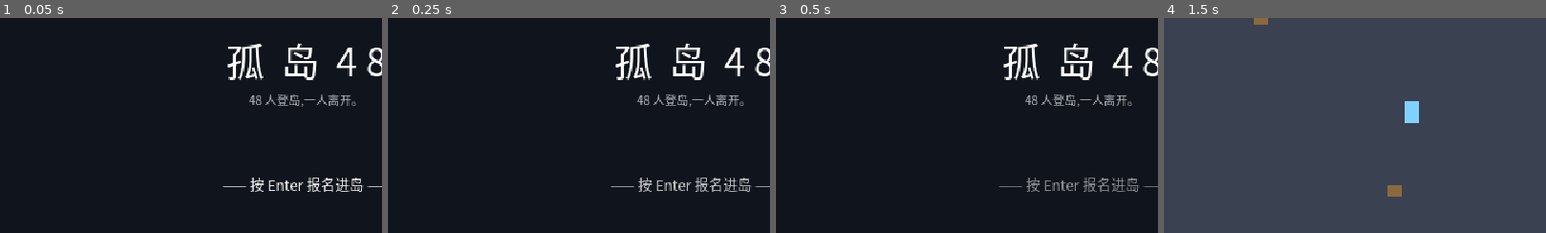
Above: before the commit, frames 1-4 (left to right).
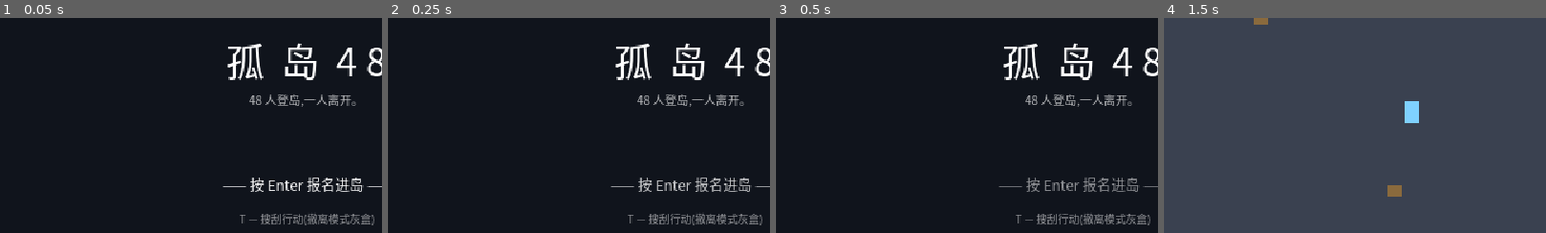
Above: after the commit, the same moments.

Repository: 1qw234e3/squid-rogue
Game: Godot game, scene res://scenes/run/Lobby.tscn
Same seed, same stepped clock (60 frames per second), same inputs: the game is played once before the commit and once after it.
Inputs (mouse positions are % of the whole screen's width and height, from its top left):
- Up to frame 1 (0.05 s): no input
- Up to frame 2 (0.25 s): no input
- Up to frame 3 (0.5 s): no input
- Up to frame 4 (1.5 s): tap Enter (ui_accept) at 0.5, 0.77, 1.07 s; move the mouse to (72, 45) at 0.52 s; hold D (move_right) 0.53-1.25 s; hold E (interact) 0.53-1.25 s; click (72, 45) at 0.67 s; tap Space (roll) at 0.8 s; drag from (30, 55) to (45, 70) at 1.27 s
The pictures show only the part of the screen within x 10-60%, y 28-78%; the shares and areas given below are measured in that part.

The runs differ from the first frame. In frame 1, 0.8% of the frame differs, in the area x 62-98%, y 91-97%; in frame 2, 0.8%; in frame 3, 0.8%; in frame 4, nothing differs.

Commit message:
[ext] 撤离模式V0灰盒:贪婪决策闭环(图纸全篇落地)
按模块顺序:LootItem/Spawner → ExtractionZone → ThreatMeter → SpawnDirector → RunStats
- 梯子型固定图120x44:双主路+4梯+1窄捷径,三段纵深白/蓝/金(地面色温区分),
  金货房西墙1格视线缝,近撤离1区侧室/远撤离3区尽头紧邻金货房
- 战利品:白1分碰拾/蓝3分按住0.5s/金8分按住1s(引导禁射击,翻滚取消,进度环),
  点位池随局抽(6选4/5选3/3选2),金货脉冲发光
- 撤离圈:站桩5s,出圈暂停不清零,挨打不打断;进度条+升调哔,末秒变音色
- 威胁表:枪声+1(0.5s节流)/击杀+2/90s后滴漏,T1=6/T2=14/T3=24逐档增援
  (2/3/2人,T3后每45s续2),升档全图警报+红色边缘脉冲,HUD只露档位
- 增援导演两条铁律:刷新点取最远(目标≥1.5屏),入场前1s来向降调提示音;
  猎人AI直奔最后枪声位置,到点转巡逻;并发上限9底+6援
- 死亡画面列明'本局丢失X分+物品清单';每局JSONL落盘(得分/击杀/开枪/
  被发现/威胁档/用时/撤离点)
- F1新增9条滑条;大厅按T进入;守卫/武器/翻滚零改动复用

Co-Authored-By: Claude Fable 5 <noreply@anthropic.com>

Diff:
--- /dev/null
+++ b/scenes/games/Extraction.tscn
@@ -0,0 +1,6 @@
+[gd_scene load_steps=2 format=3]
+
+[ext_resource type="Script" path="res://scripts/games/extraction.gd" id="1_root"]
+
+[node name="Extraction" type="Node2D"]
+script = ExtResource("1_root")
--- a/scripts/actors/guard.gd
+++ b/scripts/actors/guard.gd
@@ -244,6 +244,13 @@
 # ---------- 状态切换 ----------
 
 ## 进入追捕(也是"呼叫包抄"让别的守卫调用的公共入口)
+## 猎人模式(撤离模式的增援):不巡逻,直奔指定位置,到点搜索后原地转巡逻
+func hunt(pos: Vector2) -> void:
+	patrol_a = pos + Vector2(24, 0)
+	patrol_b = pos - Vector2(24, 0)
+	_begin_search(pos)
+
+
 func force_chase() -> void:
 	if hp <= 0 or state == State.CHASE:
 		return
@@ -253,6 +260,7 @@
 	if is_instance_valid(target):
 		last_seen = target.global_position
 	cone.color = CONE_CHASE
+	EventBus.guard_alerted.emit()
 	Game.play_sfx_at("alert", global_position)
 
 
--- a/scripts/actors/player.gd
+++ b/scripts/actors/player.gd
@@ -20,6 +20,8 @@
 var use_inertia := false
 ## 外部授予的无敌(如抢椅子关:坐上椅子=安全区)
 var invulnerable := false
+## 正在引导拾取(撤离模式按住搜刮):期间禁止开枪;翻滚会被拾取方取消
+var channeling := false
 var rolling := false
 var roll_dir := Vector2.ZERO
 var roll_timer := 0.0
@@ -77,7 +79,7 @@
 	move_and_slide()
 	_update_aim()
 	# 鼠标悬在调参面板上时停火,不然拖滑条会一直放枪
-	if combat_enabled and not rolling and Input.is_action_pressed("shoot") and not Tune.mouse_over_panel():
+	if combat_enabled and not rolling and not channeling and Input.is_action_pressed("shoot") and not Tune.mouse_over_panel():
 		weapon.try_fire()
 	if combat_enabled and Input.is_action_just_pressed("interact"):
 		_try_pickup()
--- a/scripts/autoload/event_bus.gd
+++ b/scripts/autoload/event_bus.gd
@@ -10,3 +10,5 @@
 ## 噪音事件:潜行系统的统一货币(设计议题 1.3)。枪声、未来的偷窃失手、
 ## 通风管动静都从这里广播;守卫各自判断声源是否在自己可听范围内
 signal noise_emitted(pos: Vector2, radius: float, source_group: String)
+## 守卫进入追捕的瞬间(被发现次数统计/威胁系统用)
+signal guard_alerted
--- a/scripts/autoload/tune.gd
+++ b/scripts/autoload/tune.gd
@@ -9,6 +9,16 @@
 var fire_rate_scale := 1.0
 var bullet_speed_scale := 1.0
 var knockback_scale := 1.0
+# —— 撤离模式(图纸起手值,依§12 调)——
+var threat_shot := 1.0      # 枪声威胁(0.5s 节流窗内只记一次)
+var threat_kill := 2.0
+var drip_interval := 20.0   # 90s 后的被动滴漏间隔
+var t1_squad := 2.0         # 各档增援人数
+var t2_squad := 3.0
+var t3_squad := 2.0
+var extract_time := 5.0     # 撤离引导秒数
+var pickup_blue := 0.5
+var pickup_gold := 1.0
 
 var panel: PanelContainer
 var _dragging := false  # 滑条抓着鼠标时为真,即使鼠标甩出了面板边缘
@@ -32,6 +42,15 @@
 	_add_slider(vbox, "射速 x", 0.5, 2.5, 0.05, fire_rate_scale, func(v: float) -> void: fire_rate_scale = v)
 	_add_slider(vbox, "子弹速度 x", 0.5, 2.0, 0.05, bullet_speed_scale, func(v: float) -> void: bullet_speed_scale = v)
 	_add_slider(vbox, "击退力度 x", 0.0, 3.0, 0.05, knockback_scale, func(v: float) -> void: knockback_scale = v)
+	_add_slider(vbox, "威胁/枪声", 0.0, 5.0, 0.5, threat_shot, func(v: float) -> void: threat_shot = v)
+	_add_slider(vbox, "威胁/击杀", 0.0, 6.0, 0.5, threat_kill, func(v: float) -> void: threat_kill = v)
+	_add_slider(vbox, "滴漏间隔 s", 5.0, 60.0, 1.0, drip_interval, func(v: float) -> void: drip_interval = v)
+	_add_slider(vbox, "T1 增援", 0.0, 6.0, 1.0, t1_squad, func(v: float) -> void: t1_squad = v)
+	_add_slider(vbox, "T2 增援", 0.0, 6.0, 1.0, t2_squad, func(v: float) -> void: t2_squad = v)
+	_add_slider(vbox, "T3 续援", 0.0, 6.0, 1.0, t3_squad, func(v: float) -> void: t3_squad = v)
+	_add_slider(vbox, "撤离引导 s", 3.0, 8.0, 0.5, extract_time, func(v: float) -> void: extract_time = v)
+	_add_slider(vbox, "蓝货拾取 s", 0.0, 3.0, 0.1, pickup_blue, func(v: float) -> void: pickup_blue = v)
+	_add_slider(vbox, "金货拾取 s", 0.0, 3.0, 0.1, pickup_gold, func(v: float) -> void: pickup_gold = v)
 	var btn := Button.new()
 	btn.text = "打印当前值到控制台"
 	_style(btn, 9)
--- /dev/null
+++ b/scripts/extraction/extraction_zone.gd
@@ -0,0 +1,47 @@
+extends Node2D
+## 撤离圈状态机(图纸 §三):idle / channeling / paused / complete。
+## 圈内站桩计时;出圈暂停不清零;挨打不打断(惩罚来自伤害本身)。
+## 每秒一声升调哔,最后一秒换音色——耳朵盯进度,眼睛盯敌人。
+
+signal extracted(zone_name: String)
+
+const RADIUS := 26.0
+
+var zone_name := "撤离点"
+var progress := 0.0
+var complete := false
+var _last_beep := -1
+
+
+func _process(delta: float) -> void:
+	if complete:
+		return
+	var p := get_tree().get_first_node_in_group("player")
+	if p == null or not (p is Node2D) or not p.visible:
+		return
+	if p.global_position.distance_to(global_position) <= RADIUS:
+		progress += delta
+		var sec := int(progress)
+		if sec != _last_beep:
+			_last_beep = sec
+			# 升调哔;最后一秒明显换音色
+			if progress >= Tune.extract_time - 1.0:
+				Game.play_sfx("alert", 1.8)
+			else:
+				Game.play_sfx("hit", 1.2 + sec * 0.2)
+		if progress >= Tune.extract_time:
+			complete = true
+			extracted.emit(zone_name)
+	# 出圈:暂停,不清零
+	queue_redraw()
+
+
+func _draw() -> void:
+	draw_arc(Vector2.ZERO, RADIUS, 0.0, TAU, 40, Color(0.42, 0.78, 0.55, 0.7), 2.0)
+	draw_circle(Vector2.ZERO, 3.0, Color(0.42, 0.78, 0.55, 0.7))
+	if progress > 0.0 and not complete:
+		# 圈上方进度条
+		var w := 36.0
+		var k: float = clampf(progress / Tune.extract_time, 0.0, 1.0)
+		draw_rect(Rect2(-w / 2.0, -RADIUS - 12.0, w, 4.0), Color(0, 0, 0, 0.5))
+		draw_rect(Rect2(-w / 2.0, -RADIUS - 12.0, w * k, 4.0), Color("7fe0a0"))
--- /dev/null
+++ b/scripts/extraction/loot_item.gd
@@ -0,0 +1,83 @@
+extends Node2D
+## 撤离模式战利品(图纸 §二):白货碰触即拾;蓝/金按住 E 引导拾取——
+## 引导期间不能开枪(player.channeling),翻滚直接取消进度。
+## 金货带脉冲发光:看得见的奖励才构成贪婪决策。
+
+signal collected(value: int, tier: String)
+
+const TIERS := {
+	"white": {"value": 1, "time": 0.0, "color": Color("d8dee6"), "size": Vector2(7, 7), "label": "白货"},
+	"blue": {"value": 3, "time": -1.0, "color": Color("5aa4e8"), "size": Vector2(9, 9), "label": "蓝货"},
+	"gold": {"value": 8, "time": -1.0, "color": Color("ffd86b"), "size": Vector2(11, 11), "label": "金货"},
+}
+
+var tier := "white"
+var progress := 0.0
+var done := false
+var was_channeling := false
+
+
+func _ready() -> void:
+	add_to_group("loot_items")
+	queue_redraw()
+	if tier == "gold":
+		# 金货脉冲:隔着视线缝也认得出
+		var tw := create_tween().set_loops()
+		tw.tween_property(self, "modulate:a", 0.45, 0.45)
+		tw.tween_property(self, "modulate:a", 1.0, 0.45)
+
+
+func pickup_time() -> float:
+	match tier:
+		"blue": return Tune.pickup_blue
+		"gold": return Tune.pickup_gold
+	return 0.0
+
+
+func _process(delta: float) -> void:
+	if done:
+		return
+	var p := get_tree().get_first_node_in_group("player")
+	if p == null or not (p is Node2D) or not p.visible:
+		return
+	var dist: float = p.global_position.distance_to(global_position)
+	if pickup_time() <= 0.0:
+		if dist < 14.0:
+			_collect(p)
+		return
+	# 引导拾取:范围内按住 E;翻滚取消;松手缓慢回退
+	var holding: bool = dist < 18.0 and Input.is_action_pressed("interact") and not p.rolling
+	if holding:
+		progress += delta
+		p.channeling = true
+		was_channeling = true
+		if progress >= pickup_time():
+			p.channeling = false
+			_collect(p)
+	else:
+		if p.rolling:
+			progress = 0.0  # 翻滚 = 拾取作废
+		else:
+			progress = maxf(progress - delta * 2.0, 0.0)
+		if was_channeling:
+			p.channeling = false
+			was_channeling = false
+	queue_redraw()
+
+
+func _collect(_p: Node) -> void:
+	done = true
+	var spec: Dictionary = TIERS[tier]
+	Game.play_sfx("hit", 1.7)
+	Game.float_text(global_position, "%s +%d" % [spec.label, spec.value], spec.color)
+	collected.emit(spec.value, tier)
+	queue_free()
+
+
+func _draw() -> void:
+	var spec: Dictionary = TIERS[tier]
+	var s: Vector2 = spec.size
+	draw_rect(Rect2(-s / 2.0, s), spec.color)
+	if pickup_time() > 0.0 and progress > 0.0:
+		# 引导进度环
+		draw_arc(Vector2.ZERO, 12.0, -PI / 2.0, -PI / 2.0 + TAU * (progress / pickup_time()), 24, Color(1, 1, 1, 0.8), 2.0)
--- /dev/null
+++ b/scripts/extraction/spawn_director.gd
@@ -0,0 +1,59 @@
+extends Node
+## 增援导演(图纸 §四):预算 + 收敛目标 + 最小距离两条铁律——
+## 1. 刷新点离玩家 ≥1.5 屏(960px),入场前 1s 从来向播画外提示音
+## 2. 增援是"猎人":不巡逻,直奔最后枪声位置,到点搜索后原地转巡逻
+
+const Guard := preload("res://scripts/actors/guard.gd")
+
+const MIN_DIST := 960.0 * 0.85  # 地图对角不足 1.5 屏时按比例放宽,先取 ~816px
+const MAX_CONCURRENT := 15      # 底数 9 + 增援并发 6
+
+var arena: Node2D
+var player: CharacterBody2D
+var last_noise_pos := Vector2.ZERO
+var has_noise := false
+
+
+func _ready() -> void:
+	EventBus.noise_emitted.connect(_on_noise)
+
+
+func _on_noise(pos: Vector2, _radius: float, source_group: String) -> void:
+	if source_group != "guards":
+		last_noise_pos = pos
+		has_noise = true
+
+
+func spawn_squad(count: int) -> void:
+	for i in count:
+		if get_tree().get_nodes_in_group("guards").size() >= MAX_CONCURRENT:
+			return
+		_spawn_hunter()
+
+
+func _spawn_hunter() -> void:
+	# 选点:远离玩家;多次尝试取最远的合格点
+	var best := Vector2.ZERO
+	var best_d := 0.0
+	for attempt in 24:
+		var pos: Vector2 = arena.random_floor_position()
+		var d := pos.distance_to(player.global_position)
+		if d > best_d:
+			best_d = d
+			best = pos
+		if d >= MIN_DIST:
+			best = pos
+			break
+	# 铁律 1 后半:入场前 1s 从来向播画外提示音(守卫哔哔降调)
+	Game.play_sfx_at("alert", best, 0.55)
+	await get_tree().create_timer(1.0).timeout
+	if not is_instance_valid(arena) or not is_instance_valid(player):
+		return
+	var g := Guard.new()
+	var hunt_pos := last_noise_pos if has_noise else player.global_position
+	g.setup(arena, player, best + Vector2(24, 0), best - Vector2(24, 0))
+	g.vision_range = 96.0   # 撤离模式是亮图,恢复标准视野
+	g.track_range = 192.0
+	arena.add_child(g)
+	g.global_position = best
+	g.hunt(hunt_pos)
--- /dev/null
+++ b/scripts/extraction/threat_meter.gd
@@ -0,0 +1,64 @@
+extends Node
+## 威胁表(图纸 §四,本模式的节拍器):隐藏数值,只露档位。
+## 来源:枪声 +1/0.5s 窗(不按发数,保护 SMG)、击杀 +2、
+## 开局 90s 后每 drip_interval 秒 +1(软计时器,防无限蹲点)。
+## V0 不做衰减、不做尸体感知。
+
+signal tier_changed(tier: int)
+signal sustain_spawn  # T3 之后每 45s 续援
+
+const THRESHOLDS := [6.0, 14.0, 24.0]
+const DRIP_DELAY := 90.0
+const SUSTAIN_INTERVAL := 45.0
+
+var value := 0.0
+var tier := 0
+var elapsed := 0.0
+var _shot_window := 0.0
+var _drip_acc := 0.0
+var _sustain_acc := 0.0
+
+
+func _ready() -> void:
+	EventBus.noise_emitted.connect(_on_noise)
+	EventBus.guard_died.connect(_on_kill)
+
+
+func _process(delta: float) -> void:
+	elapsed += delta
+	_shot_window = maxf(_shot_window - delta, 0.0)
+	if elapsed > DRIP_DELAY:
+		_drip_acc += delta
+		if _drip_acc >= Tune.drip_interval:
+			_drip_acc = 0.0
+			value += 1.0
+			_check_tier()
+	if tier >= 3:
+		_sustain_acc += delta
+		if _sustain_acc >= SUSTAIN_INTERVAL:
+			_sustain_acc = 0.0
+			sustain_spawn.emit()
+
+
+func _on_noise(_pos: Vector2, _radius: float, source_group: String) -> void:
+	if source_group == "guards":
+		return
+	if _shot_window <= 0.0:
+		_shot_window = 0.5
+		value += Tune.threat_shot
+		_check_tier()
+
+
+func _on_kill(_guard: Node) -> void:
+	value += Tune.threat_kill
+	_check_tier()
+
+
+func _check_tier() -> void:
+	var new_tier := 0
+	for i in THRESHOLDS.size():
+		if value >= THRESHOLDS[i]:
+			new_tier = i + 1
+	while tier < new_tier:
+		tier += 1
+		tier_changed.emit(tier)  # 逐档触发,跳档也不漏增援
--- /dev/null
+++ b/scripts/games/extraction.gd
@@ -0,0 +1,405 @@
+extends Node2D
+## 撤离模式 V0 灰盒(图纸全篇):保护的体验是"贪婪决策"——
+## 手里已经有货、面前还有更肥的一间房,撤还是进。
+## 梯子型固定手工图:双主路 + 横向连接;三段纵深 白→蓝→金;
+## 近撤离在 1 区侧室,远撤离在 3 区尽头紧邻金货房(激励是纯位置性的)。
+
+const PlayerScript := preload("res://scripts/actors/player.gd")
+const GuardScript := preload("res://scripts/actors/guard.gd")
+const ShakeCamera := preload("res://scripts/m0/shake_camera.gd")
+const LootItem := preload("res://scripts/extraction/loot_item.gd")
+const ExtractionZone := preload("res://scripts/extraction/extraction_zone.gd")
+const ThreatMeter := preload("res://scripts/extraction/threat_meter.gd")
+const SpawnDirector := preload("res://scripts/extraction/spawn_director.gd")
+
+const CELL := 16
+const GRID_W := 120
+const GRID_H := 44
+
+# 固定手工地图:全部地面矩形(格子坐标)。改图就改这张表
+const FLOORS := [
+	Rect2i(4, 8, 112, 3),    # 上主路
+	Rect2i(4, 32, 112, 3),   # 下主路
+	Rect2i(18, 11, 2, 21),   # 梯1
+	Rect2i(44, 11, 2, 21),   # 梯2
+	Rect2i(60, 11, 1, 21),   # 窄捷径(1.5 身位:滚不出花样,逼你用走的)
+	Rect2i(74, 11, 2, 21),   # 梯3
+	Rect2i(100, 11, 2, 21),  # 梯4
+	Rect2i(2, 18, 10, 8),    # 出生区(西)
+	Rect2i(6, 11, 2, 7),     # 出生→上路
+	Rect2i(6, 26, 2, 6),     # 出生→下路
+	Rect2i(12, 14, 6, 5),    # 近撤离侧室(1区,不与入口重合)
+	Rect2i(14, 11, 1, 3),    # 侧室门缝
+	Rect2i(24, 2, 10, 5),    # 1区白货房(上)
+	Rect2i(28, 7, 2, 1),
+	Rect2i(22, 37, 10, 5),   # 1区白货房(下)
+	Rect2i(26, 35, 2, 2),
+	Rect2i(52, 2, 12, 5),    # 2区蓝货房(上)
+	Rect2i(57, 7, 2, 1),
+	Rect2i(54, 37, 12, 5),   # 2区蓝货房(下)
+	Rect2i(59, 35, 2, 2),
+	Rect2i(56, 18, 12, 8),   # 2区中庭
+	Rect2i(61, 11, 2, 7),
+	Rect2i(61, 26, 2, 6),
+	Rect2i(104, 17, 10, 10), # 3区金货房
+	Rect2i(107, 11, 2, 6),   # 金货房北门(主入口)
+	Rect2i(102, 21, 2, 1),   # 西墙 1 格视线缝:门口看得见金货,才有贪婪决策
+	Rect2i(112, 4, 6, 4),    # 远撤离间:上主路东尽头,紧邻金货房
+]
+
+# 点位池(图纸 §二):随局随机实刷,地图知识的来源
+const WHITE_POOL := [Vector2i(27, 4), Vector2i(31, 4), Vector2i(25, 39), Vector2i(29, 39), Vector2i(15, 9), Vector2i(38, 33)]
+const BLUE_POOL := [Vector2i(56, 4), Vector2i(60, 4), Vector2i(58, 40), Vector2i(63, 39), Vector2i(61, 22)]
+const GOLD_POOL := [Vector2i(106, 19), Vector2i(110, 22), Vector2i(106, 25)]
+
+const GUARD_SPAWNS := [  # 底数 9:1区2 / 2区4 / 3区3,深处更密
+	Vector2i(20, 9), Vector2i(30, 33),
+	Vector2i(50, 9), Vector2i(63, 33), Vector2i(75, 20), Vector2i(45, 20),
+	Vector2i(98, 9), Vector2i(106, 21), Vector2i(95, 33),
+]
+
+const COLOR_FLOOR := Color("3d4450")
+const COLOR_WALL := Color("171c24")
+
+var rng := RandomNumberGenerator.new()
+var grid: Array = []
+var astar := AStarGrid2D.new()
+var player: CharacterBody2D
+var threat: Node
+var director: Node
+var finished := false
+# —— RunStats(图纸 §五):排行榜原料兼测试数据 ——
+var carried := 0
+var items: Array = []   # 本局已拾取的物品名
+var kills := 0
+var shots := 0
+var spotted := 0
+var elapsed := 0.0
+
+var hud_carried: Label
+var hud_threat: Label
+var hud_hp: Label
+var hud_msg: Label
+var screen_layer: CanvasLayer
+var pulse_rect: ColorRect
+
+
+func _ready() -> void:
+	rng.randomize()
+	_build_grid()
+	_setup_astar()
+	_build_walls()
+	_spawn_player()
+	_spawn_guards()
+	_spawn_loot()
+	_spawn_zones()
+	threat = ThreatMeter.new()
+	add_child(threat)
+	threat.tier_changed.connect(_on_tier_changed)
+	threat.sustain_spawn.connect(func() -> void: director.spawn_squad(int(Tune.t3_squad)))
+	director = SpawnDirector.new()
+	director.arena = self
+	director.player = player
+	add_child(director)
+	_setup_hud()
+	EventBus.player_died.connect(_on_player_died)
+	EventBus.guard_died.connect(func(_g: Node) -> void: kills += 1)
+	EventBus.guard_alerted.connect(func() -> void: spotted += 1)
+	EventBus.noise_emitted.connect(func(_p: Vector2, _r: float, group: String) -> void:
+		if group != "guards":
+			shots += 1
+	)
+	_check_connectivity()
+	queue_redraw()
+
+
+func _process(delta: float) -> void:
+	if finished:
+		return
+	elapsed += delta
+	hud_carried.text = "携带  %d 分" % carried
+	hud_threat.text = "威胁 " + ("▲".repeat(threat.tier) if threat.tier > 0 else "—")
+
+
+func _unhandled_input(event: InputEvent) -> void:
+	if event.is_action_pressed("restart"):
+		get_tree().reload_current_scene()
+	if finished and event.is_action_pressed("ui_accept"):
+		get_tree().change_scene_to_file("res://scenes/run/Lobby.tscn")
+
+
+# ---------- 威胁与增援 ----------
+
+func _on_tier_changed(tier: int) -> void:
+	# 升档瞬间:全图警报 + 屏幕边缘脉冲(隐藏数值,过渡极响)
+	Game.play_sfx("alert", 0.5)
+	Game.shake(2.0)
+	pulse_rect.modulate.a = 0.3
+	var tw := pulse_rect.create_tween()
+	tw.tween_property(pulse_rect, "modulate:a", 0.0, 0.5)
+	var squad := 0
+	match tier:
+		1: squad = int(Tune.t1_squad)
+		2: squad = int(Tune.t2_squad)
+		3: squad = int(Tune.t3_squad)
+	director.spawn_squad(squad)
+	Game.float_text(player.global_position + Vector2(0, -30), "威胁升级 T%d" % tier, Color("ff8080"))
+
+
+# ---------- 拾取与撤离 ----------
+
+func _on_loot_collected(value: int, tier: String) -> void:
+	carried += value
+	items.append(LootItem.TIERS[tier].label)
+
+
+func _on_extracted(zone_name: String) -> void:
+	if finished:
+		return
+	finished = true
+	_save_stats("extracted", zone_name)
+	_show_screen("撤 离 成 功",
+		"结算得分:%d\n%s\n\n用时 %d 秒 · 击杀 %d · 开枪 %d · 被发现 %d · 威胁 T%d" % [
+			carried, "(空手撤离)" if carried == 0 else "带出:" + ", ".join(items),
+			int(elapsed), kills, shots, spotted, threat.tier,
+		], Color("7fe0a0"))
+
+
+func _on_player_died() -> void:
+	if finished:
+		return
+	finished = true
+	_save_stats("died", "")
+	# 图纸 §五:死亡画面必须把刺痛做清楚——丢了什么,一件件列出来
+	_show_screen("阵 亡",
+		"本局丢失:%d 分\n%s\n\n用时 %d 秒 · 击杀 %d · 开枪 %d · 被发现 %d · 威胁 T%d" % [
+			carried, "(两手空空,倒也无牵无挂)" if carried == 0 else "物品清单:" + ", ".join(items),
+			int(elapsed), kills, shots, spotted, threat.tier,
+		], Color("ff6b6b"))
+
+
+func _show_screen(title_text: String, body_text: String, color: Color) -> void:
+	var bg := ColorRect.new()
+	bg.size = Vector2(640, 360)
+	bg.color = Color(0.04, 0.05, 0.07, 0.88)
+	screen_layer.add_child(bg)
+	var title := Game.make_label(screen_layer, Vector2(0, 90), 24, title_text)
+	title.modulate = color
+	var body := Game.make_label(screen_layer, Vector2(0, 150), 10, body_text)
+	var hint := Game.make_label(screen_layer, Vector2(0, 320), 9, "Enter 回大厅 · R 再来一局")
+	hint.modulate.a = 0.6
+	for l in [title, body, hint]:
+		l.size = Vector2(640, 100)
+		l.horizontal_alignment = HORIZONTAL_ALIGNMENT_CENTER
+
+
+## 每局落盘(图纸 §五):JSONL 追加,既是排行榜原料也是测试数据
+func _save_stats(result: String, zone: String) -> void:
+	var f := FileAccess.open("user://extraction_stats.jsonl", FileAccess.READ_WRITE)
+	if f == null:
+		f = FileAccess.open("user://extraction_stats.jsonl", FileAccess.WRITE)
+	if f == null:
+		return
+	f.seek_end()
+	f.store_line(JSON.stringify({
+		"result": result, "zone": zone, "score": carried, "kills": kills,
+		"shots": shots, "spotted": spotted, "threat_tier": threat.tier,
+		"duration": snappedf(elapsed, 0.1), "items": items,
+	}))
+	f.close()
+
+
+# ---------- 生成 ----------
+
+func _spawn_loot() -> void:
+	_seed_pool(WHITE_POOL, 4, "white")
+	_seed_pool(BLUE_POOL, 3, "blue")
+	_seed_pool(GOLD_POOL, 2, "gold")
+
+
+func _seed_pool(pool: Array, count: int, tier: String) -> void:
+	var candidates := pool.duplicate()
+	for i in count:
+		if candidates.is_empty():
+			return
+		var pick: Vector2i = candidates[rng.randi_range(0, candidates.size() - 1)]
+		candidates.erase(pick)
+		var item := LootItem.new()
+		item.tier = tier
+		add_child(item)
+		item.global_position = _cell_center(pick)
+		item.collected.connect(_on_loot_collected)
+
+
+func _spawn_zones() -> void:
+	var near := ExtractionZone.new()
+	near.zone_name = "近点(1区侧室)"
+	add_child(near)
+	near.global_position = _cell_center(Vector2i(14, 16))
+	near.extracted.connect(_on_extracted)
+	var far := ExtractionZone.new()
+	far.zone_name = "远点(3区尽头)"
+	add_child(far)
+	far.global_position = _cell_center(Vector2i(114, 6))
+	far.extracted.connect(_on_extracted)
+
+
+func _spawn_player() -> void:
+	player = PlayerScript.new()
+	add_child(player)
+	player.global_position = _cell_center(Vector2i(6, 21))
+	var cam: Camera2D = ShakeCamera.new()
+	cam.position_smoothing_enabled = true
+	cam.position_smoothing_speed = 8.0
+	cam.limit_left = 0
+	cam.limit_top = 0
+	cam.limit_right = GRID_W * CELL
+	cam.limit_bottom = GRID_H * CELL
+	player.add_child(cam)
+	cam.make_current()
+	Game.camera = cam
+
+
+func _spawn_guards() -> void:
+	for c in GUARD_SPAWNS:
+		var g := GuardScript.new()
+		g.setup(self, player, random_floor_near(c, 5), random_floor_near(c, 5))
+		g.vision_range = 96.0  # 亮图标准视野
+		g.track_range = 192.0
+		add_child(g)
+		g.global_position = _cell_center(c)
+
+
+# ---------- 地图构建(与守卫猎杀同构,但全固定)----------
+
+func _build_grid() -> void:
+	for y in GRID_H:
+		var row: Array = []
+		row.resize(GRID_W)
+		row.fill(1)
+		grid.append(row)
+	for r in FLOORS:
+		for y in range(r.position.y, r.position.y + r.size.y):
+			for x in range(r.position.x, r.position.x + r.size.x):
+				grid[y][x] = 0
+
+
+func _setup_astar() -> void:
+	astar.region = Rect2i(0, 0, GRID_W, GRID_H)
+	astar.cell_size = Vector2(CELL, CELL)
+	astar.diagonal_mode = AStarGrid2D.DIAGONAL_MODE_NEVER
+	astar.update()
+	for y in GRID_H:
+		for x in GRID_W:
+			if grid[y][x] == 1:
+				astar.set_point_solid(Vector2i(x, y), true)
+
+
+func find_path(from_world: Vector2, to_world: Vector2) -> PackedVector2Array:
+	var from := _world_to_cell(from_world)
+	var to := _world_to_cell(to_world)
+	var result := PackedVector2Array()
+	if astar.is_point_solid(from) or astar.is_point_solid(to):
+		return result
+	for c in astar.get_id_path(from, to):
+		result.append(_cell_center(c))
+	return result
+
+
+func _world_to_cell(p: Vector2) -> Vector2i:
+	return Vector2i(clampi(int(p.x / CELL), 0, GRID_W - 1), clampi(int(p.y / CELL), 0, GRID_H - 1))
+
+
+func _cell_center(c: Vector2i) -> Vector2:
+	return Vector2(c.x * CELL + CELL / 2.0, c.y * CELL + CELL / 2.0)
+
+
+func random_floor_position() -> Vector2:
+	for attempt in 200:
+		var c := Vector2i(rng.randi_range(1, GRID_W - 2), rng.randi_range(1, GRID_H - 2))
+		if grid[c.y][c.x] == 0:
+			return _cell_center(c)
+	return _cell_center(Vector2i(6, 21))
+
+
+func random_floor_near(cell: Vector2i, radius: int) -> Vector2:
+	for attempt in 40:
+		var c := cell + Vector2i(rng.randi_range(-radius, radius), rng.randi_range(-radius, radius))
+		if c.x > 0 and c.y > 0 and c.x < GRID_W - 1 and c.y < GRID_H - 1 and grid[c.y][c.x] == 0:
+			return _cell_center(c)
+	return _cell_center(cell)
+
+
+func _build_walls() -> void:
+	var body := StaticBody2D.new()
+	body.collision_layer = 1
+	body.collision_mask = 0
+	add_child(body)
+	for y in GRID_H:
+		var x := 0
+		while x < GRID_W:
+			if grid[y][x] == 1:
+				var start := x
+				while x < GRID_W and grid[y][x] == 1:
+					x += 1
+				var shape := CollisionShape2D.new()
+				var rect := RectangleShape2D.new()
+				rect.size = Vector2((x - start) * CELL, CELL)
+				shape.shape = rect
+				shape.position = Vector2((start + x) * CELL / 2.0, y * CELL + CELL / 2.0)
+				body.add_child(shape)
+			else:
+				x += 1
+
+
+func _draw() -> void:
+	draw_rect(Rect2(0, 0, GRID_W * CELL, GRID_H * CELL), COLOR_WALL)
+	for y in GRID_H:
+		for x in GRID_W:
+			if grid[y][x] == 0:
+				var col := COLOR_FLOOR
+				if x >= 100:
+					col = Color("46414f")   # 3区:地面色温区分纵深
+				elif x >= 44:
+					col = Color("40464e")   # 2区
+				draw_rect(Rect2(x * CELL, y * CELL, CELL, CELL), col)
+
+
+## 地图改动后的保险丝:出生点到三处关键位置必须连通
+func _check_connectivity() -> void:
+	for target in [Vector2i(14, 16), Vector2i(114, 6), Vector2i(106, 21)]:
+		if find_path(player.global_position, _cell_center(target)).is_empty():
+			push_error("撤离图断路:出生点 → %s 不可达" % target)
+
+
+# ---------- HUD ----------
+
+func _setup_hud() -> void:
+	var layer := CanvasLayer.new()
+	add_child(layer)
+	hud_hp = Game.make_label(layer, Vector2(8, 6), 10)
+	hud_carried = Game.make_label(layer, Vector2(0, 6), 14)
+	hud_carried.size = Vector2(640, 20)
+	hud_carried.horizontal_alignment = HORIZONTAL_ALIGNMENT_CENTER
+	hud_carried.modulate = Color("ffd86b")  # 揣着多少要显眼:丢失感来自看得见
+	hud_threat = Game.make_label(layer, Vector2(560, 6), 10)
+	var hint := Game.make_label(layer, Vector2(8, 344), 8, "搜刮:白货碰拾 · 蓝/金按住E · 圈内站5秒撤离 · 枪声会引来增援 · R 重开")
+	hint.modulate.a = 0.7
+	hud_msg = Game.make_label(layer, Vector2(0, 150), 16)
+	hud_msg.size = Vector2(640, 40)
+	hud_msg.horizontal_alignment = HORIZONTAL_ALIGNMENT_CENTER
+	hud_msg.visible = false
+	EventBus.player_hp_changed.connect(func(hp: int, max_hp: int) -> void:
+		hud_hp.text = "HP " + "#".repeat(maxi(hp, 0)) + "-".repeat(max_hp - maxi(hp, 0))
+	)
+	EventBus.player_hp_changed.emit(player.hp, player.MAX_HP)
+	# 威胁升档的屏幕边缘脉冲
+	pulse_rect = ColorRect.new()
+	pulse_rect.size = Vector2(640, 360)
+	pulse_rect.color = Color(1.0, 0.2, 0.2)
+	pulse_rect.modulate.a = 0.0
+	pulse_rect.mouse_filter = Control.MOUSE_FILTER_IGNORE
+	layer.add_child(pulse_rect)
+	screen_layer = CanvasLayer.new()
+	screen_layer.layer = 50
+	add_child(screen_layer)
--- a/scripts/run/lobby.gd
+++ b/scripts/run/lobby.gd
@@ -16,6 +16,10 @@
 	sub.size = Vector2(640, 20)
 	sub.horizontal_alignment = HORIZONTAL_ALIGNMENT_CENTER
 	sub.modulate.a = 0.7
+	var extra := Game.make_label(layer, Vector2(0, 260), 9, "T — 搜刮行动(撤离模式灰盒)")
+	extra.size = Vector2(640, 20)
+	extra.horizontal_alignment = HORIZONTAL_ALIGNMENT_CENTER
+	extra.modulate.a = 0.55
 	var prompt := Game.make_label(layer, Vector2(0, 230), 12, "—— 按 Enter 报名进岛 ——")
 	prompt.size = Vector2(640, 20)
 	prompt.horizontal_alignment = HORIZONTAL_ALIGNMENT_CENTER
@@ -28,3 +32,5 @@
 func _unhandled_input(event: InputEvent) -> void:
 	if event.is_action_pressed("ui_accept"):
 		Run.start_run()
+	elif event is InputEventKey and event.pressed and not event.echo and event.physical_keycode == KEY_T:
+		get_tree().change_scene_to_file("res://scenes/games/Extraction.tscn")
Not shown, added: scripts/extraction/extraction_zone.gd.uid
Not shown, added: scripts/extraction/loot_item.gd.uid
Not shown, added: scripts/extraction/spawn_director.gd.uid
Not shown, added: scripts/extraction/threat_meter.gd.uid
Not shown, added: scripts/games/extraction.gd.uid
